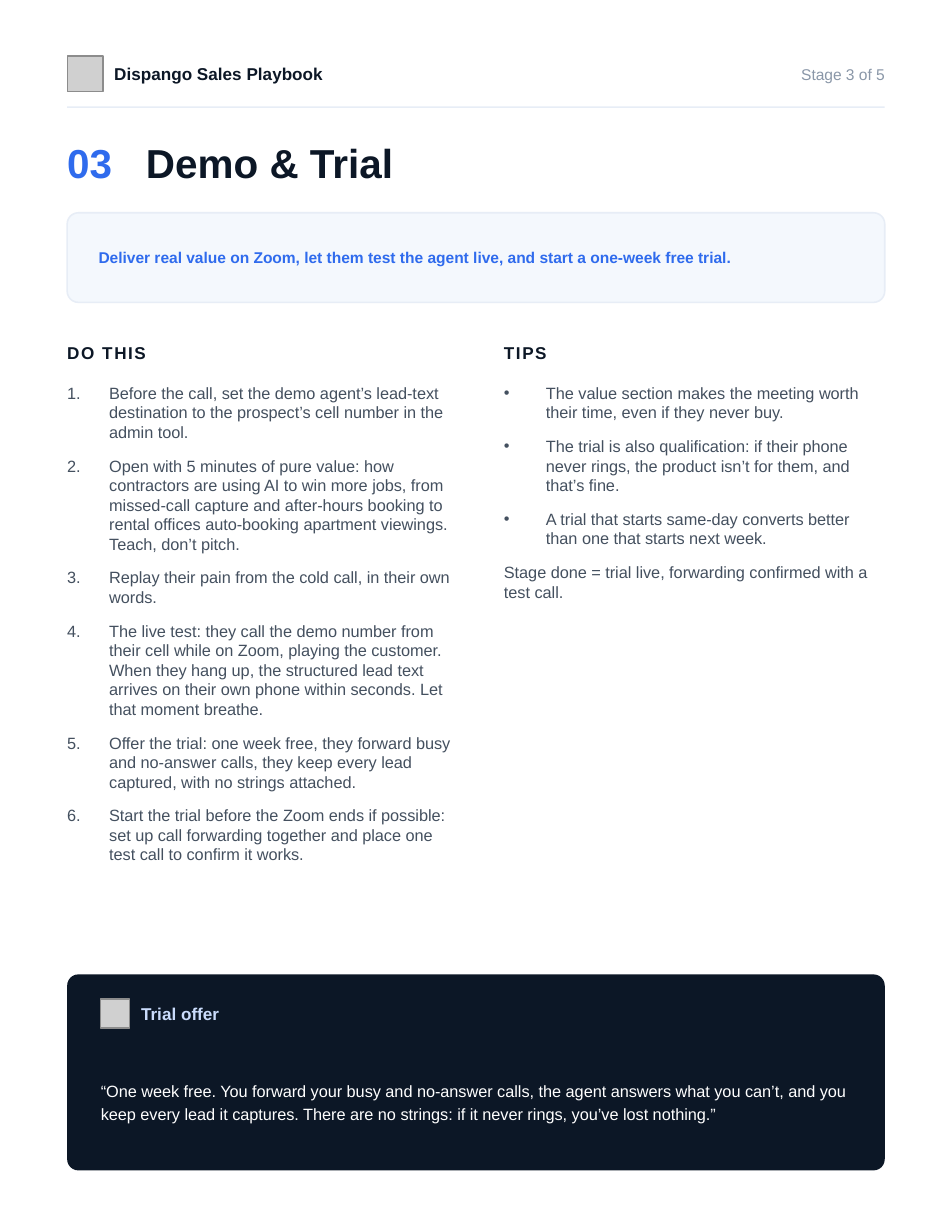
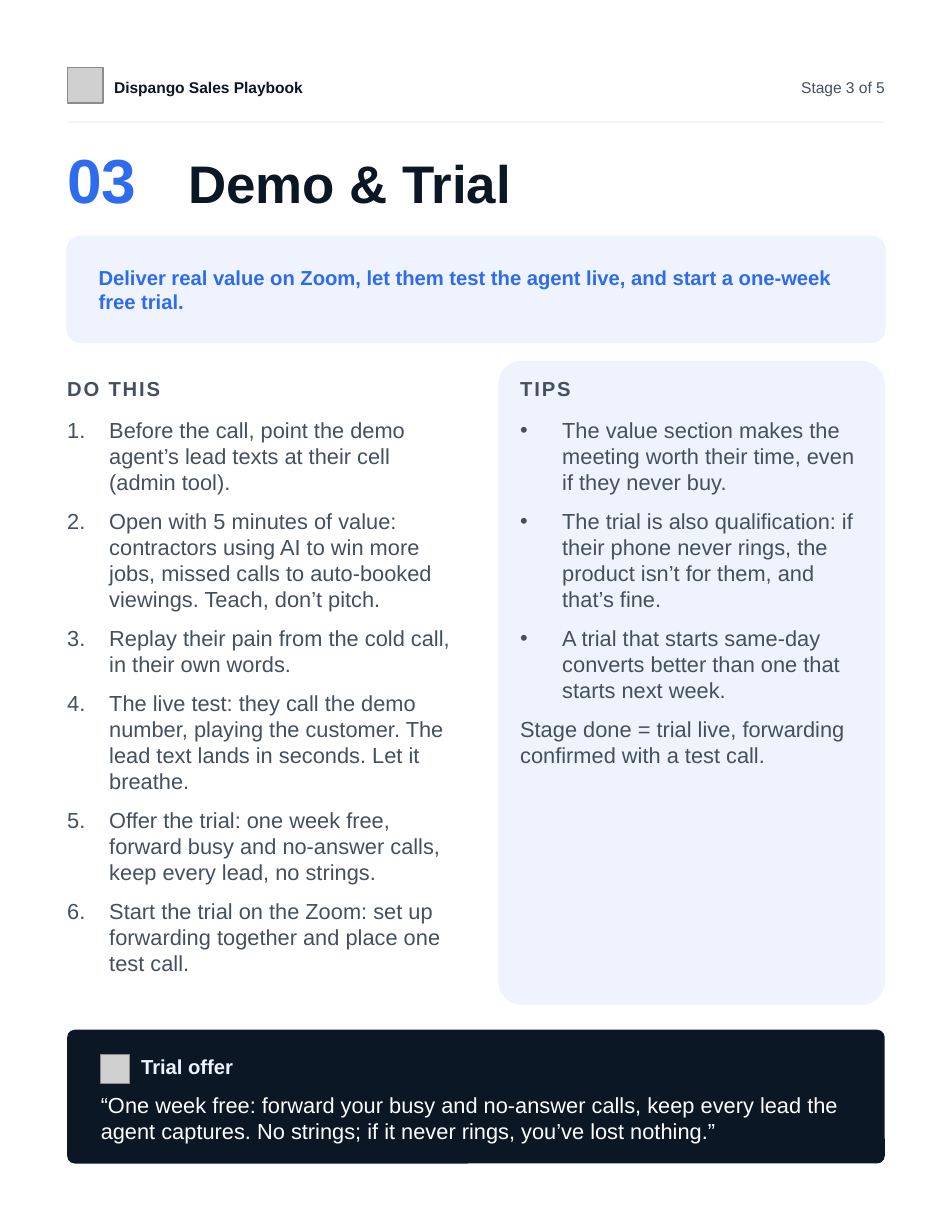
Before and after one commit to miguelangelsegura/mj-locksmith-webhook, a slide deck: slide 5 of sales/Dispango-sales-playbook.pptx. Drawn at 952x1232 pixels with LibreOffice and Linux fonts; fonts in the diff are those of the drawing; grey boxes stand for pictures. Boxes give left, top, right and bottom in pixels: in the first picture for what was removed or moved away, otherwise in the second. Text is boxed around its words. In the diff, an @@ line names an element or a change of style, - is before the commit and + after.

```diff
--- a/sales/Dispango-sales-playbook.pptx
+++ b/sales/Dispango-sales-playbook.pptx
@@ picture: place and size @@
-picture at bbox=[67, 56, 103, 92]
+picture at bbox=[67, 67, 103, 103]
@@ text "Dispango Sales Playbook" at bbox=[114, 81, 303, 96]: size 11 to 10 pt @@
@@ text "Stage 3 of 5" at bbox=[801, 82, 885, 96]: text colour #8A97A8 to #44505F @@
@@ 2 texts, 1 rectangle: place and size @@
-2 texts, 1 rectangle at bbox=[67, 67, 885, 108]
+2 texts, 1 rectangle at bbox=[67, 81, 885, 122]
@@ text "03 Demo & Trial": place and size @@
-text "03 Demo & Trial" at bbox=[67, 148, 393, 179]
+text "03 Demo & Trial" at bbox=[67, 159, 511, 204]
@@ text "03 Demo & Trial" at bbox=[67, 159, 511, 204]: size 26 to 40 pt in "03"; size 26 to 34 pt in "Demo & Trial" @@
@@ rectangle at bbox=[67, 121, 885, 122]: fill #E7EDF6 to #EEF3FE @@
@@ rounded rectangle: place and size @@
-rounded rectangle at bbox=[67, 213, 885, 302]
+rounded rectangle at bbox=[67, 236, 885, 342]
@@ rounded rectangle at bbox=[67, 236, 885, 342]: fill #F4F8FD to #EEF3FE; outline #E7EDF6 1 pt to #EEF3FE 1 pt @@
@@ text "Deliver real value on Zoom, ...": place and size @@
-text "Deliver real value on Zoom, ..." at bbox=[99, 251, 731, 267]
+text "Deliver real value on Zoom, ..." at bbox=[99, 270, 831, 309]
@@ text "Deliver real value on Zoom, ..." at bbox=[99, 270, 831, 309]: size 10 to 13 pt @@
@@ text "DO THIS": place and size @@
-text "DO THIS" at bbox=[67, 347, 146, 359]
+text "DO THIS" at bbox=[67, 382, 161, 396]
@@ text "DO THIS" at bbox=[67, 382, 161, 396]: size 11 to 13 pt, text colour #0C1726 to #44505F, letter spacing 1 to 1.2 pt @@
@@ rounded rectangle added at bbox=[498, 361, 885, 1005], fill #EEF3FE @@
@@ text "TIPS" at bbox=[520, 382, 570, 396]: size 11 to 13 pt, text colour #0C1726 to #44505F, letter spacing 1 to 1.2 pt @@
@@ text "TIPS": place and size @@
-text "TIPS" at bbox=[504, 347, 547, 359]
+text "TIPS" at bbox=[520, 382, 570, 396]
@@ text "Before the call, point the ...": place and size @@
-text "Before the call, point the ..." at bbox=[109, 387, 450, 860]
+text "Before the call, point the ..." at bbox=[109, 422, 450, 971]
@@ text "The value section makes the ...": place and size @@
-text "The value section makes the ..." at bbox=[504, 387, 867, 598]
+text "The value section makes the ..." at bbox=[520, 422, 854, 763]
@@ text "The value section makes the ..." at bbox=[520, 422, 854, 763]: size 10.5 to 14 pt; line spacing 1 to 16.8pt; less space between paragraphs @@
@@ text at bbox=[109, 422, 431, 612]: text changed; size 10.5 to 14 pt @@
-1. Before the call, set the demo agent’s lead-text destination to the prospect’s cell number in the admin tool.
-2. Open with 5 minutes of pure value: how contractors are using AI to win more jobs, from missed-call capture and after-hours booking to rental offices auto-booking apartment viewings. Teach, don’t pitch.
+1. Before the call, point the demo agent’s lead texts at their cell (admin tool).
+2. Open with 5 minutes of value: contractors using AI to win more jobs, missed calls to auto-booked viewings. Teach, don’t pitch.
@@ text at bbox=[109, 630, 450, 672]: size 10.5 to 14 pt in "Replay their pain from the cold call, ..."; line spacing 1 to 16.8pt; less space between paragraphs @@
@@ text at bbox=[109, 695, 444, 971]: text changed; size 10.5 to 14 pt @@
-4. The live test: they call the demo number from their cell while on Zoom, playing the customer. When they hang up, the structured lead text arrives on their own phone within seconds. Let that moment breathe.
-5. Offer the trial: one week free, they forward busy and no-answer calls, they keep every lead captured, with no strings attached.
-6. Start the trial before the Zoom ends if possible: set up call forwarding together and place one test call to confirm it works.
+4. The live test: they call the demo number, playing the customer. The lead text lands in seconds. Let it breathe.
+5. Offer the trial: one week free, forward busy and no-answer calls, keep every lead, no strings.
+6. Start the trial on the Zoom: set up forwarding together and place one test call.
@@ rounded rectangle: place and size @@
-rounded rectangle at bbox=[67, 974, 885, 1170]
+rounded rectangle at bbox=[67, 1029, 885, 1163]
@@ picture: place and size @@
-picture at bbox=[101, 999, 130, 1028]
+picture at bbox=[101, 1055, 130, 1084]
@@ text "Trial offer": place and size @@
-text "Trial offer" at bbox=[141, 1007, 219, 1020]
+text "Trial offer" at bbox=[141, 1059, 233, 1074]
@@ text "Trial offer" at bbox=[141, 1059, 233, 1074]: size 11 to 13 pt, text colour #CADCFC to #EEF3FE @@
@@ text at bbox=[101, 1097, 837, 1144]: text changed; size 10.5 to 14 pt @@
-“One week free. You forward your busy and no-answer calls, the agent answers what you can’t, and you keep every lead it captures. There are no strings: if it never rings, you’ve lost nothing.”
+“One week free: forward your busy and no-answer calls, keep every lead the agent captures. No strings; if it never rings, you’ve lost nothing.”
```
Also in this commit, not shown: 8 other slides changed, 1 other file.
